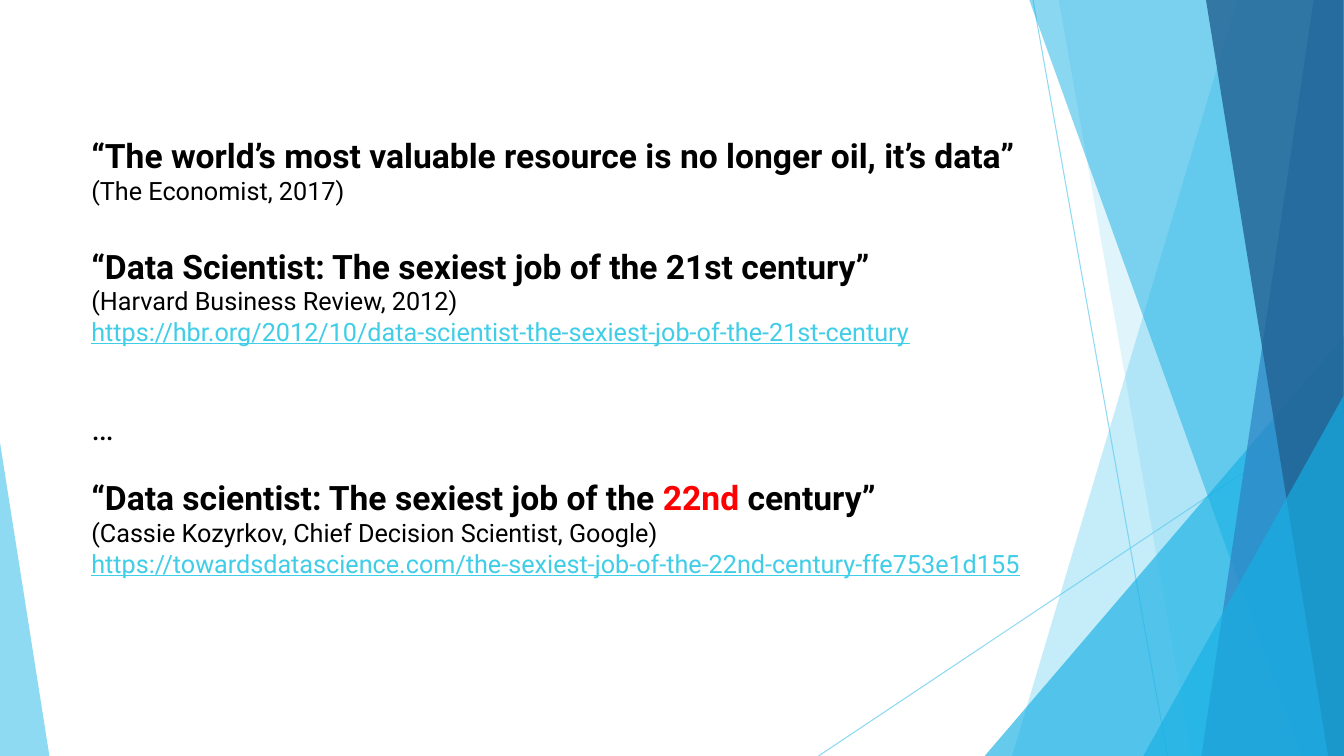
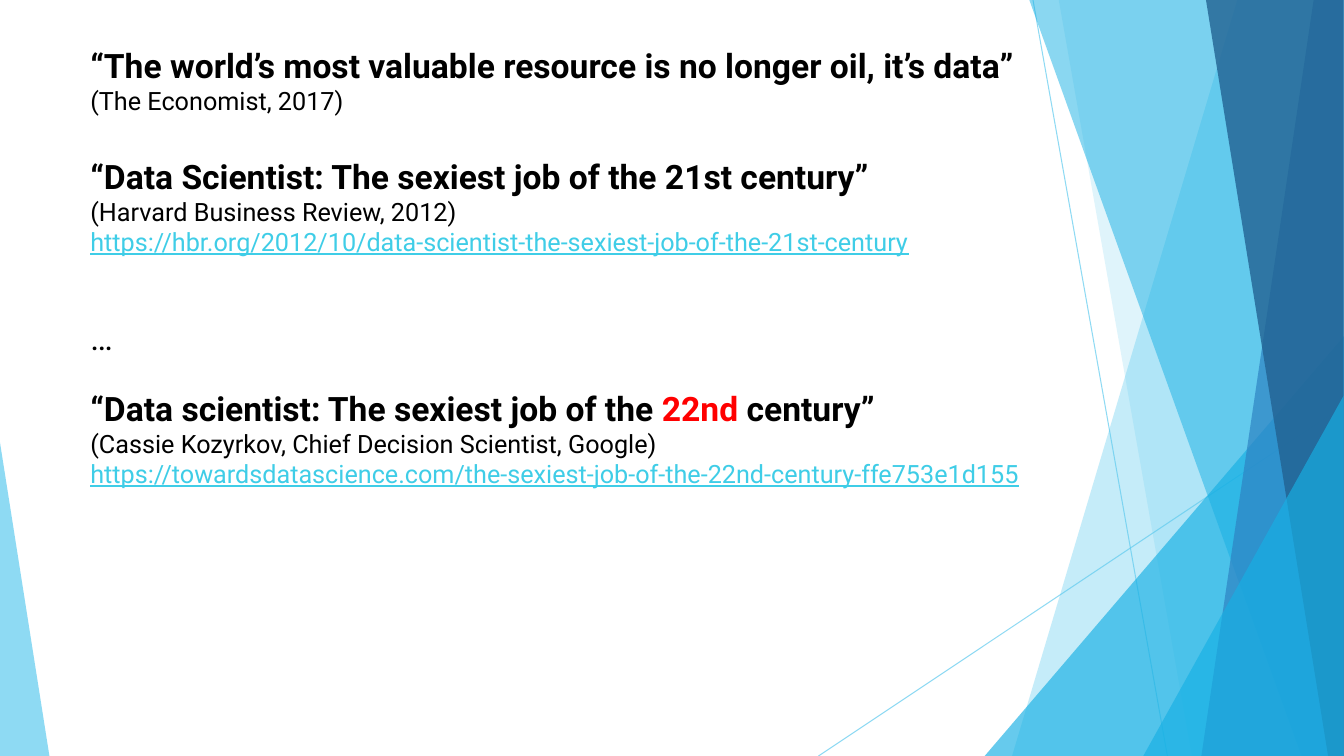
Before and after one commit to MarcoCalbucci/DataAnalytics, a slide deck: slide 5 of Intro/Intro.pptx (slide 4 before the commit). Drawn at 1344x756 pixels with LibreOffice and Linux fonts; fonts in the diff are those of the drawing. Boxes give left, top, right and bottom in pixels: in the first picture for what was removed or moved away, otherwise in the second. Text is boxed around its words. In the diff, an @@ line names an element or a change of style, - is before the commit and + after.

```diff
--- a/Intro/Intro.pptx
+++ b/Intro/Intro.pptx
@@ text "“The world’s most valuable resource ...": place and size @@
-text "“The world’s most valuable resource ..." at [91, 142, 1019, 579]
+text "“The world’s most valuable resource ..." at [90, 52, 1018, 489]
```
Also in this commit, not shown: 2 other slides changed, 2 slides added.
